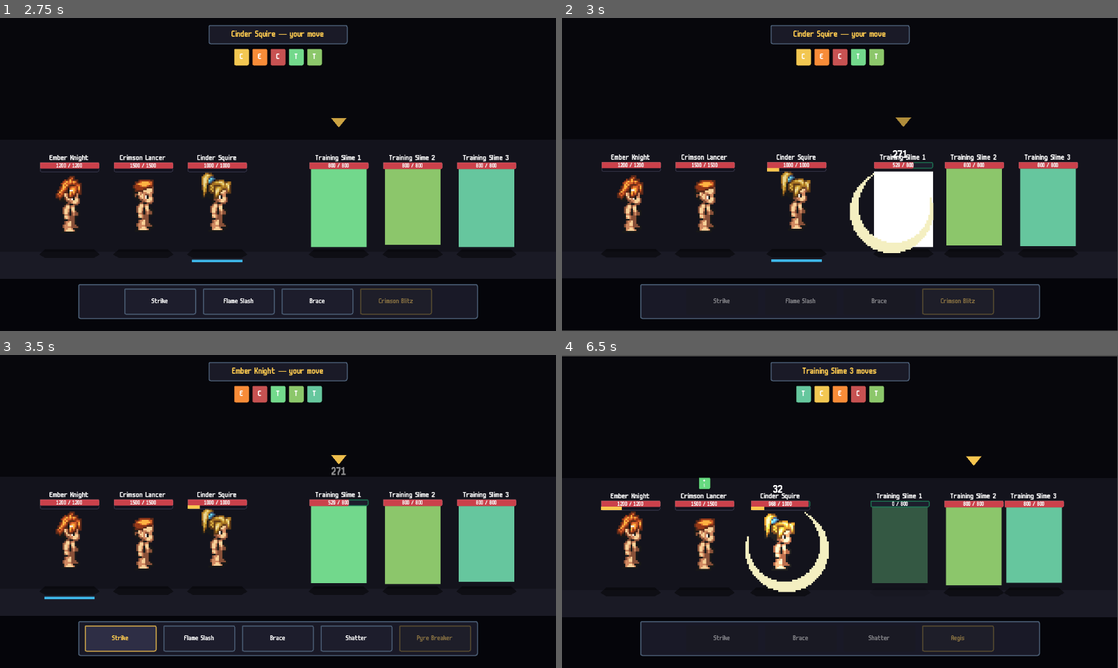
Above: before the commit, frames 1-4 (two rows, left to right).
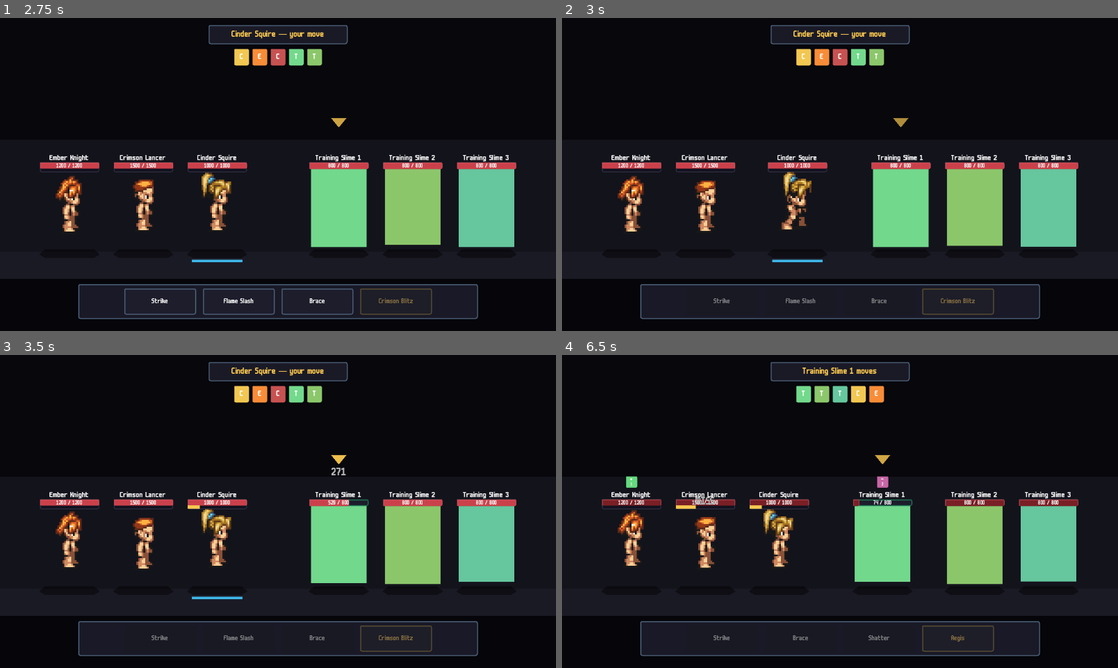
Above: after the commit, the same moments.

Repository: joppe2001/Vaelthorn
Game: Godot game, scene res://scenes/title/title.tscn
The game is run twice, just before and just after one commit, with the same random seed, the same clock (stepped at 60 frames per second) and the same inputs.
Inputs (mouse positions are in pixels of both pictures, inside the frame that each line leads up to):
- Up to frame 1 (2.75 s): tap Enter at 0.5 s; move the mouse to (400, 158) at 0.52 s; click (400, 158) at 0.67 s; click "Enter Battle" at 1.25 s; click "Start Battle" at 2 s
- Up to frame 2 (3 s): click "Strike" at 2.75 s
- Up to frame 3 (3.5 s): no input
- Up to frame 4 (6.5 s): click (762, 639) at 3.5 s, where only the run before the commit has a clickable "Flame Slash"; click "Brace" at 4.25 s; click (878, 639) at 5 s, where only the run after the commit has a clickable "Shatter"; move the mouse to (628, 542) at 5.77 s; click (628, 542) at 5.92 s

Frame 1 is identical in both runs. In frame 2, 6.3% of the frame differs, in the area x 0-100%, y 0-100%; in frame 3, 3.0%; in frame 4, 11%.

Commit message:
feat: Phase 4a — real attack animations via Mana Seed pONE3
Heroes now play a 4-frame sword swing during their attack skills instead
of just lunging. Lunge stays, but on top of (not instead of) the actual
animated swing. Massive visual upgrade.

How the impossible became easy:
Mana Seed's p1 hair pack turned out to align perfectly with pONE3
combat-page bodies — the hair anchor is consistent across pages despite
the different poses. So we can composite p1 hair onto pONE3 bodies via
ImageMagick and the hero stays recognizable through every swing frame.
No Aseprite work, no expansion pack, no bald-during-attack pop.

Compositing:
- assets/sprites/manaseed/<hero>/combat_sheet.png — one per hero,
  composited from pONE3_0bas_humn_v01.png + the hero's own p1 hair file.
- Verified visually: hair tracks the head across 64 frames of attack
  animations (Slash 1, Slash 2, Thrust, Shield Bash, 4 directions each).

SpriteFrames (.tres files) extended:
- Each hero's <id>_idle.tres now contains TWO animations:
    "idle" — 1 frame from idle_sheet, loops (unchanged)
    "attack" — 4 frames from combat_sheet, non-looping, durations
                160/65/65/200 ms per Mana Seed's recommended timing
- Region selected for the right-facing Slash 1 row (y=128, cols 0-3).
  Phase 4b can add up/down/left rows when 5v5 needs hero positioning.

Unit:
- play_attack() — fire-and-forget. Starts the "attack" animation if
  available; no-op for units without an AnimatedSprite2D (slimes).
- animation_finished signal auto-restores idle when attack ends.

Battle:
- _resolve_skill_enemy_single + _resolve_skill_enemy_all both call
  hero_unit.play_attack() in parallel with the lunge tween.
- LUNGE_OUT bumped 0.12 -> 0.225, LUNGE_BACK 0.16 -> 0.27. Total ~490ms
  matches the attack animation's natural duration, so impact (slash arc
  spawn + damage popup + screen shake) lands near attack frame 2.

Diff:
--- a/data/spriteframes/cinder_squire_idle.tres
+++ b/data/spriteframes/cinder_squire_idle.tres
@@ -1,18 +1,52 @@
-[gd_resource type="SpriteFrames" load_steps=3 format=3]
+[gd_resource type="SpriteFrames" load_steps=8 format=3]
 
-[ext_resource type="Texture2D" path="res://assets/sprites/manaseed/cinder_squire/idle_sheet.png" id="1_tex"]
+[ext_resource type="Texture2D" path="res://assets/sprites/manaseed/cinder_squire/idle_sheet.png" id="1_idle"]
+[ext_resource type="Texture2D" path="res://assets/sprites/manaseed/cinder_squire/combat_sheet.png" id="2_combat"]
 
-[sub_resource type="AtlasTexture" id="AtlasTexture_idle_right_0"]
-atlas = ExtResource("1_tex")
+[sub_resource type="AtlasTexture" id="AT_idle"]
+atlas = ExtResource("1_idle")
 region = Rect2(0, 128, 64, 64)
+
+[sub_resource type="AtlasTexture" id="AT_atk_0"]
+atlas = ExtResource("2_combat")
+region = Rect2(0, 128, 64, 64)
+
+[sub_resource type="AtlasTexture" id="AT_atk_1"]
+atlas = ExtResource("2_combat")
+region = Rect2(64, 128, 64, 64)
+
+[sub_resource type="AtlasTexture" id="AT_atk_2"]
+atlas = ExtResource("2_combat")
+region = Rect2(128, 128, 64, 64)
+
+[sub_resource type="AtlasTexture" id="AT_atk_3"]
+atlas = ExtResource("2_combat")
+region = Rect2(192, 128, 64, 64)
 
 [resource]
 animations = [{
 "frames": [{
 "duration": 1.0,
-"texture": SubResource("AtlasTexture_idle_right_0")
+"texture": SubResource("AT_idle")
 }],
 "loop": true,
 "name": &"idle",
 "speed": 1.0
+}, {
+"frames": [{
+"duration": 0.16,
+"texture": SubResource("AT_atk_0")
+}, {
+"duration": 0.065,
+"texture": SubResource("AT_atk_1")
+}, {
+"duration": 0.065,
+"texture": SubResource("AT_atk_2")
+}, {
+"duration": 0.2,
+"texture": SubResource("AT_atk_3")
+}],
+"loop": false,
+"name": &"attack",
+"speed": 1.0
 }]
--- a/data/spriteframes/crimson_lancer_idle.tres
+++ b/data/spriteframes/crimson_lancer_idle.tres
@@ -1,18 +1,52 @@
-[gd_resource type="SpriteFrames" load_steps=3 format=3]
+[gd_resource type="SpriteFrames" load_steps=8 format=3]
 
-[ext_resource type="Texture2D" path="res://assets/sprites/manaseed/crimson_lancer/idle_sheet.png" id="1_tex"]
+[ext_resource type="Texture2D" path="res://assets/sprites/manaseed/crimson_lancer/idle_sheet.png" id="1_idle"]
+[ext_resource type="Texture2D" path="res://assets/sprites/manaseed/crimson_lancer/combat_sheet.png" id="2_combat"]
 
-[sub_resource type="AtlasTexture" id="AtlasTexture_idle_right_0"]
-atlas = ExtResource("1_tex")
+[sub_resource type="AtlasTexture" id="AT_idle"]
+atlas = ExtResource("1_idle")
 region = Rect2(0, 128, 64, 64)
+
+[sub_resource type="AtlasTexture" id="AT_atk_0"]
+atlas = ExtResource("2_combat")
+region = Rect2(0, 128, 64, 64)
+
+[sub_resource type="AtlasTexture" id="AT_atk_1"]
+atlas = ExtResource("2_combat")
+region = Rect2(64, 128, 64, 64)
+
+[sub_resource type="AtlasTexture" id="AT_atk_2"]
+atlas = ExtResource("2_combat")
+region = Rect2(128, 128, 64, 64)
+
+[sub_resource type="AtlasTexture" id="AT_atk_3"]
+atlas = ExtResource("2_combat")
+region = Rect2(192, 128, 64, 64)
 
 [resource]
 animations = [{
 "frames": [{
 "duration": 1.0,
-"texture": SubResource("AtlasTexture_idle_right_0")
+"texture": SubResource("AT_idle")
 }],
 "loop": true,
 "name": &"idle",
 "speed": 1.0
+}, {
+"frames": [{
+"duration": 0.16,
+"texture": SubResource("AT_atk_0")
+}, {
+"duration": 0.065,
+"texture": SubResource("AT_atk_1")
+}, {
+"duration": 0.065,
+"texture": SubResource("AT_atk_2")
+}, {
+"duration": 0.2,
+"texture": SubResource("AT_atk_3")
+}],
+"loop": false,
+"name": &"attack",
+"speed": 1.0
 }]
--- a/data/spriteframes/ember_knight_idle.tres
+++ b/data/spriteframes/ember_knight_idle.tres
@@ -1,18 +1,52 @@
-[gd_resource type="SpriteFrames" load_steps=3 format=3]
+[gd_resource type="SpriteFrames" load_steps=8 format=3]
 
-[ext_resource type="Texture2D" path="res://assets/sprites/manaseed/ember_knight/idle_sheet.png" id="1_tex"]
+[ext_resource type="Texture2D" path="res://assets/sprites/manaseed/ember_knight/idle_sheet.png" id="1_idle"]
+[ext_resource type="Texture2D" path="res://assets/sprites/manaseed/ember_knight/combat_sheet.png" id="2_combat"]
 
-[sub_resource type="AtlasTexture" id="AtlasTexture_idle_right_0"]
-atlas = ExtResource("1_tex")
+[sub_resource type="AtlasTexture" id="AT_idle"]
+atlas = ExtResource("1_idle")
 region = Rect2(0, 128, 64, 64)
+
+[sub_resource type="AtlasTexture" id="AT_atk_0"]
+atlas = ExtResource("2_combat")
+region = Rect2(0, 128, 64, 64)
+
+[sub_resource type="AtlasTexture" id="AT_atk_1"]
+atlas = ExtResource("2_combat")
+region = Rect2(64, 128, 64, 64)
+
+[sub_resource type="AtlasTexture" id="AT_atk_2"]
+atlas = ExtResource("2_combat")
+region = Rect2(128, 128, 64, 64)
+
+[sub_resource type="AtlasTexture" id="AT_atk_3"]
+atlas = ExtResource("2_combat")
+region = Rect2(192, 128, 64, 64)
 
 [resource]
 animations = [{
 "frames": [{
 "duration": 1.0,
-"texture": SubResource("AtlasTexture_idle_right_0")
+"texture": SubResource("AT_idle")
 }],
 "loop": true,
 "name": &"idle",
 "speed": 1.0
+}, {
+"frames": [{
+"duration": 0.16,
+"texture": SubResource("AT_atk_0")
+}, {
+"duration": 0.065,
+"texture": SubResource("AT_atk_1")
+}, {
+"duration": 0.065,
+"texture": SubResource("AT_atk_2")
+}, {
+"duration": 0.2,
+"texture": SubResource("AT_atk_3")
+}],
+"loop": false,
+"name": &"attack",
+"speed": 1.0
 }]
--- a/data/spriteframes/grove_priestess_idle.tres
+++ b/data/spriteframes/grove_priestess_idle.tres
@@ -1,18 +1,52 @@
-[gd_resource type="SpriteFrames" load_steps=3 format=3]
+[gd_resource type="SpriteFrames" load_steps=8 format=3]
 
-[ext_resource type="Texture2D" path="res://assets/sprites/manaseed/grove_priestess/idle_sheet.png" id="1_tex"]
+[ext_resource type="Texture2D" path="res://assets/sprites/manaseed/grove_priestess/idle_sheet.png" id="1_idle"]
+[ext_resource type="Texture2D" path="res://assets/sprites/manaseed/grove_priestess/combat_sheet.png" id="2_combat"]
 
-[sub_resource type="AtlasTexture" id="AtlasTexture_idle_right_0"]
-atlas = ExtResource("1_tex")
+[sub_resource type="AtlasTexture" id="AT_idle"]
+atlas = ExtResource("1_idle")
 region = Rect2(0, 128, 64, 64)
+
+[sub_resource type="AtlasTexture" id="AT_atk_0"]
+atlas = ExtResource("2_combat")
+region = Rect2(0, 128, 64, 64)
+
+[sub_resource type="AtlasTexture" id="AT_atk_1"]
+atlas = ExtResource("2_combat")
+region = Rect2(64, 128, 64, 64)
+
+[sub_resource type="AtlasTexture" id="AT_atk_2"]
+atlas = ExtResource("2_combat")
+region = Rect2(128, 128, 64, 64)
+
+[sub_resource type="AtlasTexture" id="AT_atk_3"]
+atlas = ExtResource("2_combat")
+region = Rect2(192, 128, 64, 64)
 
 [resource]
 animations = [{
 "frames": [{
 "duration": 1.0,
-"texture": SubResource("AtlasTexture_idle_right_0")
+"texture": SubResource("AT_idle")
 }],
 "loop": true,
 "name": &"idle",
 "speed": 1.0
+}, {
+"frames": [{
+"duration": 0.16,
+"texture": SubResource("AT_atk_0")
+}, {
+"duration": 0.065,
+"texture": SubResource("AT_atk_1")
+}, {
+"duration": 0.065,
+"texture": SubResource("AT_atk_2")
+}, {
+"duration": 0.2,
+"texture": SubResource("AT_atk_3")
+}],
+"loop": false,
+"name": &"attack",
+"speed": 1.0
 }]
--- a/data/spriteframes/stormarcher_idle.tres
+++ b/data/spriteframes/stormarcher_idle.tres
@@ -1,18 +1,52 @@
-[gd_resource type="SpriteFrames" load_steps=3 format=3]
+[gd_resource type="SpriteFrames" load_steps=8 format=3]
 
-[ext_resource type="Texture2D" path="res://assets/sprites/manaseed/stormarcher/idle_sheet.png" id="1_tex"]
+[ext_resource type="Texture2D" path="res://assets/sprites/manaseed/stormarcher/idle_sheet.png" id="1_idle"]
+[ext_resource type="Texture2D" path="res://assets/sprites/manaseed/stormarcher/combat_sheet.png" id="2_combat"]
 
-[sub_resource type="AtlasTexture" id="AtlasTexture_idle_right_0"]
-atlas = ExtResource("1_tex")
+[sub_resource type="AtlasTexture" id="AT_idle"]
+atlas = ExtResource("1_idle")
 region = Rect2(0, 128, 64, 64)
+
+[sub_resource type="AtlasTexture" id="AT_atk_0"]
+atlas = ExtResource("2_combat")
+region = Rect2(0, 128, 64, 64)
+
+[sub_resource type="AtlasTexture" id="AT_atk_1"]
+atlas = ExtResource("2_combat")
+region = Rect2(64, 128, 64, 64)
+
+[sub_resource type="AtlasTexture" id="AT_atk_2"]
+atlas = ExtResource("2_combat")
+region = Rect2(128, 128, 64, 64)
+
+[sub_resource type="AtlasTexture" id="AT_atk_3"]
+atlas = ExtResource("2_combat")
+region = Rect2(192, 128, 64, 64)
 
 [resource]
 animations = [{
 "frames": [{
 "duration": 1.0,
-"texture": SubResource("AtlasTexture_idle_right_0")
+"texture": SubResource("AT_idle")
 }],
 "loop": true,
 "name": &"idle",
 "speed": 1.0
+}, {
+"frames": [{
+"duration": 0.16,
+"texture": SubResource("AT_atk_0")
+}, {
+"duration": 0.065,
+"texture": SubResource("AT_atk_1")
+}, {
+"duration": 0.065,
+"texture": SubResource("AT_atk_2")
+}, {
+"duration": 0.2,
+"texture": SubResource("AT_atk_3")
+}],
+"loop": false,
+"name": &"attack",
+"speed": 1.0
 }]
--- a/data/spriteframes/tideguard_idle.tres
+++ b/data/spriteframes/tideguard_idle.tres
@@ -1,18 +1,52 @@
-[gd_resource type="SpriteFrames" load_steps=3 format=3]
+[gd_resource type="SpriteFrames" load_steps=8 format=3]
 
-[ext_resource type="Texture2D" path="res://assets/sprites/manaseed/tideguard/idle_sheet.png" id="1_tex"]
+[ext_resource type="Texture2D" path="res://assets/sprites/manaseed/tideguard/idle_sheet.png" id="1_idle"]
+[ext_resource type="Texture2D" path="res://assets/sprites/manaseed/tideguard/combat_sheet.png" id="2_combat"]
 
-[sub_resource type="AtlasTexture" id="AtlasTexture_idle_right_0"]
-atlas = ExtResource("1_tex")
+[sub_resource type="AtlasTexture" id="AT_idle"]
+atlas = ExtResource("1_idle")
 region = Rect2(0, 128, 64, 64)
+
+[sub_resource type="AtlasTexture" id="AT_atk_0"]
+atlas = ExtResource("2_combat")
+region = Rect2(0, 128, 64, 64)
+
+[sub_resource type="AtlasTexture" id="AT_atk_1"]
+atlas = ExtResource("2_combat")
+region = Rect2(64, 128, 64, 64)
+
+[sub_resource type="AtlasTexture" id="AT_atk_2"]
+atlas = ExtResource("2_combat")
+region = Rect2(128, 128, 64, 64)
+
+[sub_resource type="AtlasTexture" id="AT_atk_3"]
+atlas = ExtResource("2_combat")
+region = Rect2(192, 128, 64, 64)
 
 [resource]
 animations = [{
 "frames": [{
 "duration": 1.0,
-"texture": SubResource("AtlasTexture_idle_right_0")
+"texture": SubResource("AT_idle")
 }],
 "loop": true,
 "name": &"idle",
 "speed": 1.0
+}, {
+"frames": [{
+"duration": 0.16,
+"texture": SubResource("AT_atk_0")
+}, {
+"duration": 0.065,
+"texture": SubResource("AT_atk_1")
+}, {
+"duration": 0.065,
+"texture": SubResource("AT_atk_2")
+}, {
+"duration": 0.2,
+"texture": SubResource("AT_atk_3")
+}],
+"loop": false,
+"name": &"attack",
+"speed": 1.0
 }]
--- a/scenes/battle/battle.gd
+++ b/scenes/battle/battle.gd
@@ -22,8 +22,10 @@
 const TEST_ENEMY_ID := "training_slime"
 
 const LUNGE_DISTANCE := 42.0
-const LUNGE_OUT := 0.12
-const LUNGE_BACK := 0.16
+# Tuned to Mana Seed's recommended attack timing (160/65/65/200ms):
+# impact lands around frame 2 (~225ms), follow-through to ~490ms.
+const LUNGE_OUT := 0.225
+const LUNGE_BACK := 0.27
 const DEFAULT_ATB_COST := 100.0
 
 # Slight color shifts so identical-data slimes are visually distinct.
@@ -463,6 +465,7 @@
 	var hero_unit: Node2D = _hero_units[hero_idx]
 	var hero_stats: Dictionary = _heroes_stats[hero_idx]
 	var target_unit: Node2D = _enemy_units[target_idx]
+	hero_unit.play_attack()
 	_lunge(hero_unit, target_unit.global_position)
 	await get_tree().create_timer(LUNGE_OUT).timeout
 	var attacker_eff := _effective_stats(hero_stats, hero_unit.statuses)
@@ -486,6 +489,7 @@
 	for i in alive_idxs:
 		centroid += _enemy_units[i].global_position
 	centroid /= alive_idxs.size()
+	hero_unit.play_attack()
 	_lunge(hero_unit, centroid)
 	await get_tree().create_timer(LUNGE_OUT).timeout
 
--- a/scenes/battle/unit.gd
+++ b/scenes/battle/unit.gd
@@ -71,6 +71,28 @@
 	_t = randf() * TAU
 	_click_area.input_event.connect(_on_click_area_input)
 	_ensure_ultimate_gauge()
+	# Auto-return to idle after non-looping animations (attack, hurt, etc.)
+	if _anim_sprite:
+		_anim_sprite.animation_finished.connect(_on_anim_finished)
+
+
+func _on_anim_finished() -> void:
+	# Only return to idle if we're alive and the current anim isn't idle.
+	if _is_dead: return
+	if _anim_sprite == null or _anim_sprite.sprite_frames == null: return
+	if _anim_sprite.animation == &"idle": return
+	if _anim_sprite.sprite_frames.has_animation(&"idle"):
+		_anim_sprite.play(&"idle")
+
+
+## Play the attack swing animation. Non-blocking — animation_finished
+## brings the sprite back to idle automatically.
+## No-op (briefly stalls) for units without an AnimatedSprite2D.
+func play_attack() -> void:
+	if not _using_anim_sprite: return
+	if _anim_sprite == null or _anim_sprite.sprite_frames == null: return
+	if not _anim_sprite.sprite_frames.has_animation(&"attack"): return
+	_anim_sprite.play(&"attack")
 
 
 func _ensure_ultimate_gauge() -> void:
Binary file added: assets/sprites/manaseed/cinder_squire/combat_sheet.png
Binary file added: assets/sprites/manaseed/crimson_lancer/combat_sheet.png
Binary file added: assets/sprites/manaseed/ember_knight/combat_sheet.png
Binary file added: assets/sprites/manaseed/grove_priestess/combat_sheet.png
Binary file added: assets/sprites/manaseed/stormarcher/combat_sheet.png
Binary file added: assets/sprites/manaseed/tideguard/combat_sheet.png
